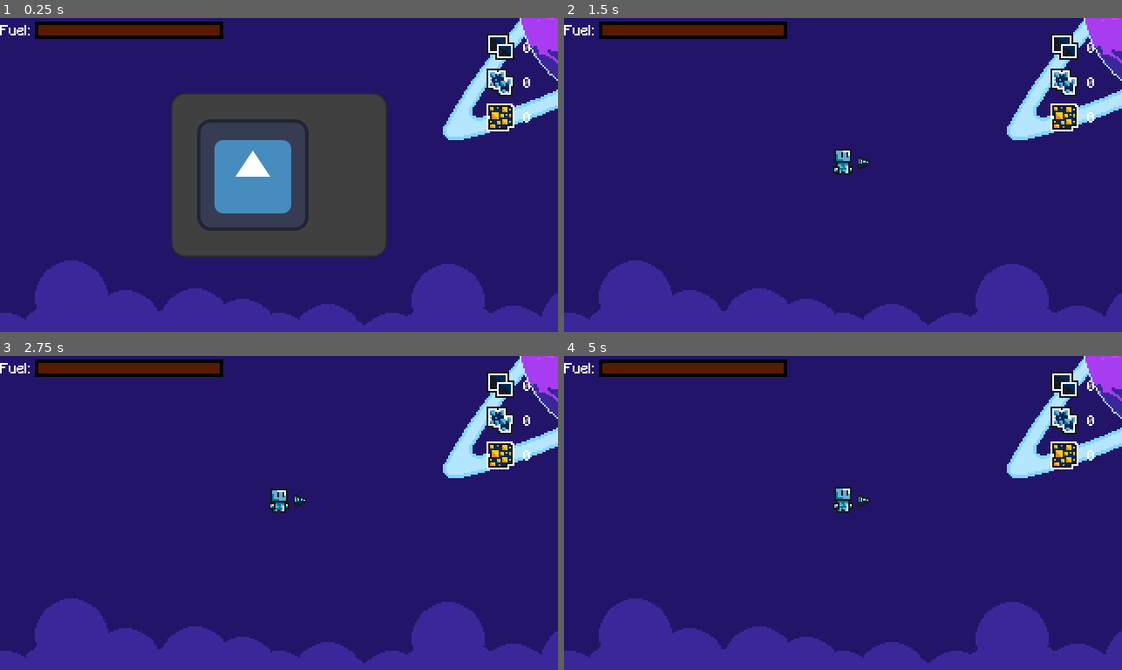
Above: before the commit, frames 1-4 (two rows, left to right).
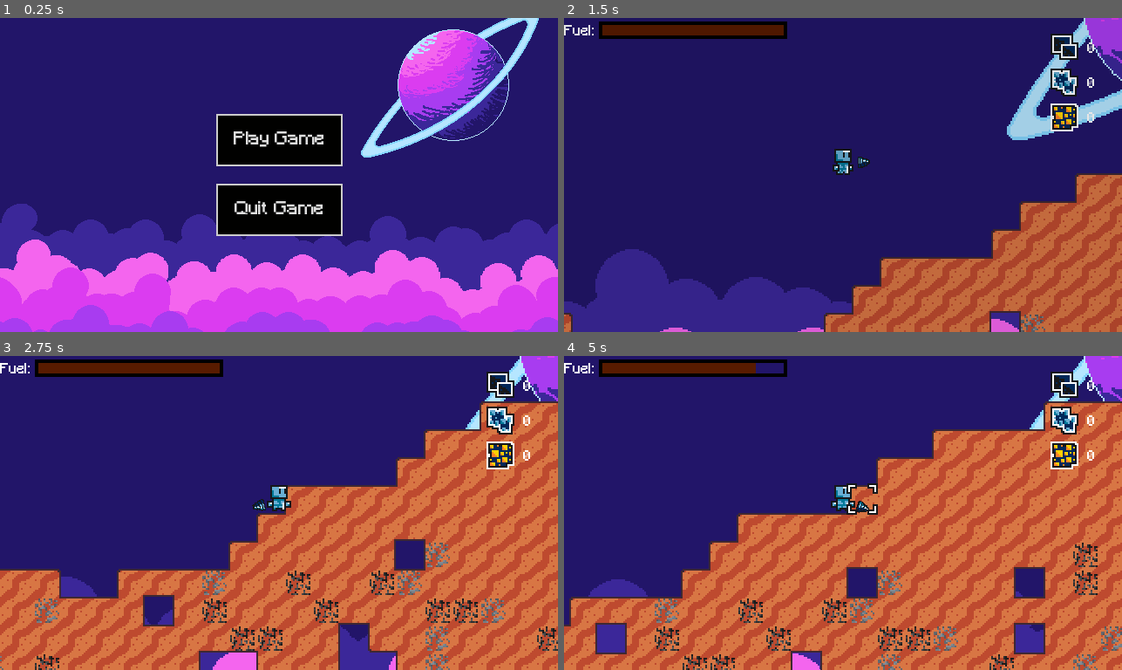
Above: after the commit, the same moments.

Repository: Renan-G-projec/A-Journey-Of-A-Robot
Game: Godot game, scene res://scenes/menu.tscn
The game is run twice, just before and just after one commit, with the same random seed, the same clock (stepped at 60 frames per second) and the same inputs. Before the commit the project starts from res://scenes/main_game.tscn. The engine's default icon, where the game draws it, is replaced by a stand-in: a white triangle on a blue panel in a dark square.
Inputs (mouse positions are in pixels of both pictures, inside the frame that each line leads up to):
- Up to frame 1 (0.25 s): no input
- Up to frame 2 (1.5 s): click (843, 140) at 0.5 s, where only the run after the commit has a clickable "Play Game"; tap Enter at 1.25 s; move the mouse to (965, 159) at 1.27 s; press the mouse at (965, 159) at 1.28 s; hold D (GoRight) from 1.28 s (still down)
- Up to frame 3 (2.75 s): keep holding D (GoRight); tap Up at 1.52, 2.27 s; move the mouse to (167, 528) at 2.02 s; release the mouse at (167, 528) at 2.03 s; click (167, 528) at 2.1 s
- Up to frame 4 (5 s): move the mouse to (898, 443) at 2.77 s; release D (GoRight) at 2.78 s; hold A (GoLeft) 2.78-3.53 s; hold Space (UseJetpack) 2.78-3.53 s; click (898, 443) at 3.05 s; move the mouse to (815, 575) at 3.52 s; hold D (GoRight) from 3.53 s (still down); tap Alt at 3.6 s; tap Up at 3.77, 4.52 s; click (815, 575) at 3.8 s; move the mouse to (1010, 560) at 4.27 s; press the mouse at (1010, 560) at 4.28 s; tap Shift at 4.35 s

The runs differ from the first frame. In frame 1, 60% of the frame differs, in the area x 0-100%, y 0-100%; in frame 2, 20%; in frame 3, 50%; in frame 4, 54%.
Error before the commit: Parse Error: Used space character for indentation instead of tab as used before in the file. (res://scripts/main_game.gd:12)

Commit message:
feat: Menu basic system and transition added. AMDG

Diff:
--- /dev/null
+++ b/assets/styles/menu_buttons.tres
@@ -0,0 +1,12 @@
+[gd_resource type="StyleBoxFlat" format=3 uid="uid://ds5og857b17o8"]
+
+[resource]
+content_margin_left = 20.0
+content_margin_top = 20.0
+content_margin_right = 20.0
+content_margin_bottom = 20.0
+bg_color = Color(0.0033606587, 0.004811262, 0.00048203164, 1)
+border_width_left = 2
+border_width_top = 2
+border_width_right = 2
+border_width_bottom = 2
--- /dev/null
+++ b/assets/styles/menu_buttons_hover.tres
@@ -0,0 +1,12 @@
+[gd_resource type="StyleBoxFlat" format=3 uid="uid://dfw4s6ixw8gew"]
+
+[resource]
+content_margin_left = 20.0
+content_margin_top = 20.0
+content_margin_right = 20.0
+content_margin_bottom = 20.0
+bg_color = Color(0.003921569, 0.003921569, 0, 0.69411767)
+border_width_left = 2
+border_width_top = 2
+border_width_right = 2
+border_width_bottom = 2
--- a/project.godot
+++ b/project.godot
@@ -11,7 +11,7 @@
 [application]
 
 config/name="A-Journey-Of-A-Robot"
-run/main_scene="uid://dunsoeybawqx3"
+run/main_scene="uid://bn0e01vcbuygv"
 config/features=PackedStringArray("4.7", "GL Compatibility")
 
 [autoload]
--- a/scenes/game_ui.tscn
+++ b/scenes/game_ui.tscn
@@ -21,3 +21,8 @@
 offset_right = -40.0
 offset_bottom = 10.0
 grow_horizontal = 2
+
+[node name="TransitionRect" type="ColorRect" parent="." unique_id=707873548]
+offset_right = 640.0
+offset_bottom = 360.0
+color = Color(0, 0, 0, 0)
--- /dev/null
+++ b/scenes/menu.tscn
@@ -0,0 +1,67 @@
+[gd_scene format=3 uid="uid://bn0e01vcbuygv"]
+
+[ext_resource type="Script" uid="uid://bccvri6hi4py" path="res://scripts/menu.gd" id="1_con2f"]
+[ext_resource type="PackedScene" uid="uid://d2lp3oifvrs2l" path="res://scenes/background.tscn" id="1_yqeox"]
+[ext_resource type="FontFile" uid="uid://crac75pvc8fh1" path="res://fonts/Minecraft.ttf" id="2_vjb58"]
+[ext_resource type="StyleBox" uid="uid://ds5og857b17o8" path="res://assets/styles/menu_buttons.tres" id="4_mhnvy"]
+[ext_resource type="StyleBox" uid="uid://dfw4s6ixw8gew" path="res://assets/styles/menu_buttons_hover.tres" id="5_4ytvr"]
+
+[node name="Menu" type="Node2D" unique_id=1005657738]
+script = ExtResource("1_con2f")
+
+[node name="Background" parent="." unique_id=1208497318 instance=ExtResource("1_yqeox")]
+
+[node name="Camera2D" type="Camera2D" parent="Background" unique_id=575043364]
+
+[node name="UI" type="CanvasLayer" parent="." unique_id=339384566]
+
+[node name="Control" type="Control" parent="UI" unique_id=851071697]
+layout_mode = 3
+anchors_preset = 0
+offset_right = 640.0
+offset_bottom = 360.0
+
+[node name="VBoxContainer" type="VBoxContainer" parent="UI/Control" unique_id=300417090]
+layout_mode = 1
+anchors_preset = -1
+anchor_left = 0.38700002
+anchor_top = 0.31100002
+anchor_right = 0.61300004
+anchor_bottom = 0.689
+offset_left = -0.1800232
+offset_top = -1.9600067
+offset_right = 0.17999268
+offset_bottom = 1.9599915
+grow_horizontal = 2
+grow_vertical = 2
+
+[node name="StartGameButton" type="Button" parent="UI/Control/VBoxContainer" unique_id=1604259101]
+layout_mode = 2
+size_flags_horizontal = 0
+mouse_default_cursor_shape = 2
+theme_override_fonts/font = ExtResource("2_vjb58")
+theme_override_font_sizes/font_size = 20
+theme_override_styles/normal = ExtResource("4_mhnvy")
+theme_override_styles/pressed = ExtResource("4_mhnvy")
+theme_override_styles/hover = ExtResource("5_4ytvr")
+text = "Play Game"
+
+[node name="QuitGameButton" type="Button" parent="UI/Control/VBoxContainer" unique_id=1797176163]
+layout_mode = 2
+mouse_default_cursor_shape = 2
+theme_override_fonts/font = ExtResource("2_vjb58")
+theme_override_font_sizes/font_size = 20
+theme_override_styles/normal = ExtResource("4_mhnvy")
+theme_override_styles/pressed = ExtResource("4_mhnvy")
+theme_override_styles/hover = ExtResource("5_4ytvr")
+text = "Quit Game"
+
+[node name="TransitionRect" type="ColorRect" parent="UI" unique_id=910339729]
+offset_right = 640.0
+offset_bottom = 360.0
+mouse_filter = 2
+mouse_behavior_recursive = 1
+color = Color(0, 0, 0, 0)
+
+[connection signal="pressed" from="UI/Control/VBoxContainer/StartGameButton" to="." method="_on_start_game_button_pressed"]
+[connection signal="pressed" from="UI/Control/VBoxContainer/QuitGameButton" to="." method="_on_quit_game_button_pressed"]
--- a/scripts/driil.gd
+++ b/scripts/driil.gd
@@ -27,27 +27,27 @@
 const facing_block_animation_time: float = 0.3
 
 func _physics_process(delta: float) -> void:
-    var mouse_pos: Vector2 = get_global_mouse_position()
-    var mouse_ang: float = global_position.angle_to_point(mouse_pos)
-    sprite.rotation = mouse_ang
+	var mouse_pos: Vector2 = get_global_mouse_position()
+	var mouse_ang: float = global_position.angle_to_point(mouse_pos)
+	sprite.rotation = mouse_ang
 
-    var ray_vector: Vector2 = (range * 16 * Vector2.from_angle(mouse_ang))
-    raycast.target_position = ray_vector
+	var ray_vector: Vector2 = (range * 16 * Vector2.from_angle(mouse_ang))
+	raycast.target_position = ray_vector
 
-    var changed_facing_block: bool
-    var collider: TileMapLayer = raycast.get_collider() as TileMapLayer
-    if collider:
-        var collision_point: Vector2 = collider.to_local(raycast.get_collision_point() + Vector2.from_angle(mouse_ang) * 0.1)
+	var changed_facing_block: bool
+	var collider: TileMapLayer = raycast.get_collider() as TileMapLayer
+	if collider:
+		var collision_point: Vector2 = collider.to_local(raycast.get_collision_point() + Vector2.from_angle(mouse_ang) * 0.1)
 
-        var collision_tile: Vector2i = collider.local_to_map(collision_point)
+		var collision_tile: Vector2i = collider.local_to_map(collision_point)
 
-        changed_facing_block = collision_tile != facing_block_coords
+		changed_facing_block = collision_tile != facing_block_coords
 
-        is_facing_block = true;
-        facing_block_coords = collision_tile
+		is_facing_block = true;
+		facing_block_coords = collision_tile
 
-        var global_tile_position: Vector2 = collider.to_global(collider.map_to_local(collision_tile))
-        selected_block_effect.global_position = global_tile_position
+		var global_tile_position: Vector2 = collider.to_global(collider.map_to_local(collision_tile))
+		selected_block_effect.global_position = global_tile_position
 
 		# Here it updates in advance. Does not start emitting
 		particles.global_position = global_tile_position
@@ -77,20 +77,20 @@
 
 
 func update_timers(delta: float) -> void:
-    facing_block_animation_timer -= delta
+	facing_block_animation_timer -= delta
 
 func start_emitting_particles() -> void:
-    particles.emitting = true
-    sprite_animation.play()
+	particles.emitting = true
+	sprite_animation.play()
 
 func _process(_delta: float) -> void:
-    if particles.emitting:
-        var process_material: ShaderMaterial = particles.process_material as ShaderMaterial
-        if process_material:
-            process_material.set_shader_parameter("targetPos", sprite.global_position)
-            process_material.set_shader_parameter("initial_velocity", Vector2.from_angle(deg_to_rad(randi_range(0, 360))) * 48)
-            process_material.set_shader_parameter("initial_offset", Vector2(randi_range(-8, 8), randi_range(-4, 4)))
+	if particles.emitting:
+		var process_material: ShaderMaterial = particles.process_material as ShaderMaterial
+		if process_material:
+			process_material.set_shader_parameter("targetPos", sprite.global_position)
+			process_material.set_shader_parameter("initial_velocity", Vector2.from_angle(deg_to_rad(randi_range(0, 360))) * 48)
+			process_material.set_shader_parameter("initial_offset", Vector2(randi_range(-8, 8), randi_range(-4, 4)))
 
 func stop_emitting_particles() -> void:
-    particles.emitting = false
-    sprite_animation.stop()
+	particles.emitting = false
+	sprite_animation.stop()
--- a/scripts/drill_particles.gd
+++ b/scripts/drill_particles.gd
@@ -4,9 +4,9 @@
 @onready var sprite: AnimatedSprite2D = $"../Pivot/Sprite2D"
 
 func _process(delta: float) -> void:
-    if emitting:
-        var material: ShaderMaterial = process_material as ShaderMaterial
-        if material:
-            material.set_shader_parameter("targetPos", sprite.global_position)
-            material.set_shader_parameter("initial_velocity", Vector2.from_angle(deg_to_rad(randi_range(0, 360))) * 48)
-            material.set_shader_parameter("initial_offset", Vector2(randi_range(-8, 8), randi_range(-4, 4)))
+	if emitting:
+		var material: ShaderMaterial = process_material as ShaderMaterial
+		if material:
+			material.set_shader_parameter("targetPos", sprite.global_position)
+			material.set_shader_parameter("initial_velocity", Vector2.from_angle(deg_to_rad(randi_range(0, 360))) * 48)
+			material.set_shader_parameter("initial_offset", Vector2(randi_range(-8, 8), randi_range(-4, 4)))
--- a/scripts/fuel_ui.gd
+++ b/scripts/fuel_ui.gd
@@ -6,9 +6,9 @@
 var jetpack: Jetpack
 
 func set_jetpack(new_jetpack: Jetpack) -> void:
-    jetpack = new_jetpack
-    fuel_bar.max_value = new_jetpack.max_fuel
+	jetpack = new_jetpack
+	fuel_bar.max_value = new_jetpack.max_fuel
 
 func _process(delta: float) -> void:
-    if jetpack:
-        fuel_bar.value = jetpack.current_fuel
+	if jetpack:
+		fuel_bar.value = jetpack.current_fuel
--- a/scripts/game_ui.gd
+++ b/scripts/game_ui.gd
@@ -1,8 +1,20 @@
 # Ad Maiorem Dei Gloriam!
 extends CanvasLayer
+
+@onready var transition_rect: ColorRect = $TransitionRect
+var in_transition: bool = false
 
 # This script will just adjust the UI zoom accordingly with the camera.
 
 # Called when the node enters the scene tree for the first time.
 func _ready() -> void:
-    scale = get_viewport().get_camera_2d().zoom
+	scale = get_viewport().get_camera_2d().zoom
+	transition_rect.color.a = 1.0
+	in_transition = true
+
+func _process(delta: float) -> void:
+	if in_transition:
+		transition_rect.color.a = lerp(transition_rect.color.a, 0.0, 0.1)
+		if (transition_rect.color.a < 0.03):
+			in_transition = false
+			transition_rect.color.a = 0
--- a/scripts/jetpack.gd
+++ b/scripts/jetpack.gd
@@ -4,10 +4,10 @@
 
 # This file exists only to encapsulate the jetpack logic and remove it from the player script
 # Jetpack settings. FUEL MEASURED IN SECONDS
-@export var max_fuel: float = 100.0
-@export var current_fuel: float = 100.0
+@export var max_fuel: float = 4.0
+@export var current_fuel: float = 4.0
 @export var impulse: float = 980 * 1.4
-@export var refuel_rate: float = 0.05
+@export var refuel_rate: float = 0.1
 
 var is_active: bool = false
 
--- a/scripts/main_game.gd
+++ b/scripts/main_game.gd
@@ -9,7 +9,7 @@
 	fuel_ui.set_jetpack(jetpack)
 
 func _on_player_mined_block(tilemap_coords: Vector2i, damage: float) -> void:
-    map.damage_tile(tilemap_coords, damage)
+	map.damage_tile(tilemap_coords, damage)
 
 func _on_map_ore_block_destructed(ore: InventoryItem) -> void:
-    player_inventory.add_item(ore, 1)
+	player_inventory.add_item(ore, 1)
--- a/scripts/map.gd
+++ b/scripts/map.gd
@@ -42,35 +42,35 @@
 var empty_tile_frequency: float = 0.3
 
 func _input(event: InputEvent) -> void:
-    if event is InputEventMouseButton and event.pressed and event.button_index == MOUSE_BUTTON_LEFT:
-        var local_mouse_postion: Vector2 = to_local(get_global_mouse_position())
-        var tile_coords: Vector2 = mainbase.local_to_map(local_mouse_postion)
-        var source_id: int = mainbase.get_cell_source_id(tile_coords)
-        if source_id != -1:
-            techtree.show()
+	if event is InputEventMouseButton and event.pressed and event.button_index == MOUSE_BUTTON_LEFT:
+		var local_mouse_postion: Vector2 = to_local(get_global_mouse_position())
+		var tile_coords: Vector2 = mainbase.local_to_map(local_mouse_postion)
+		var source_id: int = mainbase.get_cell_source_id(tile_coords)
+		if source_id != -1:
+			techtree.show()
 
 func damage_tile(tile: Vector2i, damage: float) -> void:
-    var life: float = tiles_life.get_or_add(tile, tile_base_life)
-    if life - damage <= 0:
-        var mined_ore: InventoryItem = get_ore_at_coord(tile)
-        if mined_ore:
-            ore_block_destructed.emit(mined_ore)
-            ore.erase_cell(tile)
-        destroy_tile(tile)
-    else:
-        tiles_life[tile] -= damage
+	var life: float = tiles_life.get_or_add(tile, tile_base_life)
+	if life - damage <= 0:
+		var mined_ore: InventoryItem = get_ore_at_coord(tile)
+		if mined_ore:
+			ore_block_destructed.emit(mined_ore)
+			ore.erase_cell(tile)
+		destroy_tile(tile)
+	else:
+		tiles_life[tile] -= damage
 
 func destroy_tile(tile: Vector2i) -> void:
-    layer.set_cells_terrain_connect([tile], 0, -1)
-    tiles_life.erase(tile)
+	layer.set_cells_terrain_connect([tile], 0, -1)
+	tiles_life.erase(tile)
 
 # Settings stuff
 func _ready() -> void:
-    fast_noise_lite.noise_type = FastNoiseLite.TYPE_SIMPLEX_SMOOTH
-    fast_noise_lite.frequency = 0.3
-    fast_noise_lite.seed = randi()
-    layer.clear()
-    generateMap()
+	fast_noise_lite.noise_type = FastNoiseLite.TYPE_SIMPLEX_SMOOTH
+	fast_noise_lite.frequency = 0.3
+	fast_noise_lite.seed = randi()
+	layer.clear()
+	generateMap()
 
 # The root function, which starts the game
 func generateMap() -> void:
@@ -101,74 +101,74 @@
 # Get the data ready, before calling placeOres
 func generateOre (updated_tiles_placed:int) -> void:
 
-    print("generateOre")
-    print("tiles_placed: ", updated_tiles_placed)
+	print("generateOre")
+	print("tiles_placed: ", updated_tiles_placed)
 
-    var coal_tiles: int = roundi(updated_tiles_placed * coal_frequency )
-    var iron_tiles: int = roundi(updated_tiles_placed * iron_frequency )
-    print("Coal Tiles: ", coal_tiles )
-    print("Iron Tiles: ", iron_tiles )
-    placeOres(coal_tiles, Vector2i(0,0))
-    placeOres(iron_tiles, Vector2i(1,0))
+	var coal_tiles: int = roundi(updated_tiles_placed * coal_frequency )
+	var iron_tiles: int = roundi(updated_tiles_placed * iron_frequency )
+	print("Coal Tiles: ", coal_tiles )
+	print("Iron Tiles: ", iron_tiles )
+	placeOres(coal_tiles, Vector2i(0,0))
+	placeOres(iron_tiles, Vector2i(1,0))
 
 # Actually Places The Ores on The Map
 func placeOres(ore_tiles:int, index: Vector2i) -> void:
-    print("PlaceOres")
+	print("PlaceOres")
 
-    var rng := RandomNumberGenerator.new()
+	var rng := RandomNumberGenerator.new()
 
-    for i in range(ore_tiles):
-        var is_empty: bool = true
-        while is_empty:
-            var random_cord := Vector2i(rng.randi_range(1,world_width - 1), rng.randi_range(top_wall+2 ,max_world_y))
-            print("Random Coordiante", random_cord)
-            if layer.get_cell_source_id(random_cord) != -1:
-                print("Tile Exists ")
-                ore.set_cell(random_cord, 1, index)
-                is_empty = false
+	for i in range(ore_tiles):
+		var is_empty: bool = true
+		while is_empty:
+			var random_cord := Vector2i(rng.randi_range(1,world_width - 1), rng.randi_range(top_wall+2 ,max_world_y))
+			print("Random Coordiante", random_cord)
+			if layer.get_cell_source_id(random_cord) != -1:
+				print("Tile Exists ")
+				ore.set_cell(random_cord, 1, index)
+				is_empty = false
 
-            else:
-                print("Tile Does Not Exist")
-                is_empty = true
+			else:
+				print("Tile Does Not Exist")
+				is_empty = true
 
 # Creates openings in the map, to make it feel unstable
 func removeTiles (tiles_placed:int)	-> int:
-    var rng := RandomNumberGenerator.new()
-    var tiles_removed: int = 0
-    for x in range (1,world_width - 1):
-        for y in range(top_wall + 3,max_world_y):
-            var coords := Vector2i(x,y)
+	var rng := RandomNumberGenerator.new()
+	var tiles_removed: int = 0
+	for x in range (1,world_width - 1):
+		for y in range(top_wall + 3,max_world_y):
+			var coords := Vector2i(x,y)
 
-            if layer.get_cell_source_id(coords) != -1:
-                var noise_val := fast_noise_lite.get_noise_2d(x,y)
+			if layer.get_cell_source_id(coords) != -1:
+				var noise_val := fast_noise_lite.get_noise_2d(x,y)
 
-                if noise_val > empty_tile_frequency:
-                    layer.set_cells_terrain_connect([coords], 0, -1)
-                    tiles_removed = tiles_removed + 1
-                else:
-                    continue
-            else:
-                continue
-    var updated_tiles_placed := tiles_placed - tiles_removed
-    return updated_tiles_placed
+				if noise_val > empty_tile_frequency:
+					layer.set_cells_terrain_connect([coords], 0, -1)
+					tiles_removed = tiles_removed + 1
+				else:
+					continue
+			else:
+				continue
+	var updated_tiles_placed := tiles_placed - tiles_removed
+	return updated_tiles_placed
 
 func get_ore_at_coord(local_map_coords: Vector2i) -> InventoryItem:
-    var ore_id: Vector2i = ore.get_cell_atlas_coords(local_map_coords)
-    match ore_id.x:
-        0:
-            return coal
-        1:
-            return iron
-        2:
-            return copper
-    return null
+	var ore_id: Vector2i = ore.get_cell_atlas_coords(local_map_coords)
+	match ore_id.x:
+		0:
+			return coal
+		1:
+			return iron
+		2:
+			return copper
+	return null
 
 # Creates the mainbase itself
 func createMainbase() -> void:
-    var start_x : int = (world_width/2)-3
-    var start_y :int = top_wall
-    for x in range(start_x,(world_width/2)+4):
-        for y in range(top_wall, top_wall+3):
-            var atlas_x: int = x - start_x
-            var atlas_y: int = y - start_y
-            mainbase.set_cell(Vector2i(x,y-5),0,Vector2i(atlas_x, atlas_y))
+	var start_x : int = (world_width/2)-3
+	var start_y :int = top_wall
+	for x in range(start_x,(world_width/2)+4):
+		for y in range(top_wall, top_wall+3):
+			var atlas_x: int = x - start_x
+			var atlas_y: int = y - start_y
+			mainbase.set_cell(Vector2i(x,y-5),0,Vector2i(atlas_x, atlas_y))
--- /dev/null
+++ b/scripts/menu.gd
@@ -0,0 +1,24 @@
+extends Node2D
+
+@onready var camera: Camera2D = $Background/Camera2D
+@onready var transition_rect: ColorRect = $UI/TransitionRect
+
+@export var background_speed: float = 200
+var on_transition: bool = false
+
+func _physics_process(delta: float) -> void:
+	camera.position.x += background_speed * delta
+
+func _process(delta: float) -> void:
+	if on_transition:
+		transition_rect.color.a = lerp(transition_rect.color.a, 1.0, 0.1)
+		if (transition_rect.color.a > 0.97):
+			# Changes to 1 because changing scene can be delayed and the screen should not be transparent
+			transition_rect.color.a = 1
+			get_tree().change_scene_to_file("res://scenes/main_game.tscn")
+
+func _on_start_game_button_pressed() -> void:
+	on_transition = true
+
+func _on_quit_game_button_pressed() -> void:
+	get_tree().quit()
--- a/scripts/player.gd
+++ b/scripts/player.gd
@@ -15,8 +15,8 @@
 signal mined_block(tilemap_coords: Vector2i, damage: float)
 
 func _physics_process(delta: float) -> void:
-    if not is_on_floor():
-        velocity += get_gravity() * delta
+	if not is_on_floor():
+		velocity += get_gravity() * delta
 
 
 	jetpack.is_active = Input.is_action_pressed("UseJetpack")
@@ -43,13 +43,13 @@
 	mined_block.emit(tilemap_position, damage)
 
 func update_state() -> void:
-    var going_direction: int = Input.get_axis("GoLeft", "GoRight")
-    if going_direction < 0:
-        sprite.play("runningLeft")
-        facing_direction = going_direction
-    elif going_direction > 0:
-        sprite.play("runningRight")
-        facing_direction = going_direction
-    else:
-        if (facing_direction < 0): sprite.play("idleLeft")
-        else: sprite.play("idleRight")
+	var going_direction: int = Input.get_axis("GoLeft", "GoRight")
+	if going_direction < 0:
+		sprite.play("runningLeft")
+		facing_direction = going_direction
+	elif going_direction > 0:
+		sprite.play("runningRight")
+		facing_direction = going_direction
+	else:
+		if (facing_direction < 0): sprite.play("idleLeft")
+		else: sprite.play("idleRight")
--- a/scripts/player_inventory_interface.gd
+++ b/scripts/player_inventory_interface.gd
@@ -14,11 +14,11 @@
 @onready var item_labels: Dictionary[InventoryItem, PlayerInventoryInterfaceItem] = {coal: coal_label, iron: iron_label, copper: copper_label}
 
 func _ready() -> void:
-    coal_label.display_item(coal, player_inventory.data.get(coal, 0))
-    iron_label.display_item(iron, player_inventory.data.get(iron, 0))
-    copper_label.display_item(copper, player_inventory.data.get(copper, 0))
+	coal_label.display_item(coal, player_inventory.data.get(coal, 0))
+	iron_label.display_item(iron, player_inventory.data.get(iron, 0))
+	copper_label.display_item(copper, player_inventory.data.get(copper, 0))
 
-    player_inventory.inventory_item_changed.connect(_on_player_inventory_item_changed)
+	player_inventory.inventory_item_changed.connect(_on_player_inventory_item_changed)
 
 func _on_player_inventory_item_changed(item: InventoryItem, new_qtd: int) -> void:
-    item_labels[item].display_item(item, new_qtd)
+	item_labels[item].display_item(item, new_qtd)
--- a/scripts/player_inventory_interface_item.gd
+++ b/scripts/player_inventory_interface_item.gd
@@ -5,6 +5,6 @@
 @onready var sprite: Sprite2D = $Sprite2D
 
 func display_item(item: InventoryItem, qtd: int) -> void:
-    sprite.texture = item.texture
-    label.text = str(qtd)
-    label.position.x = 20
+	sprite.texture = item.texture
+	label.text = str(qtd)
+	label.position.x = 20
Not shown, added: scripts/menu.gd.uid
